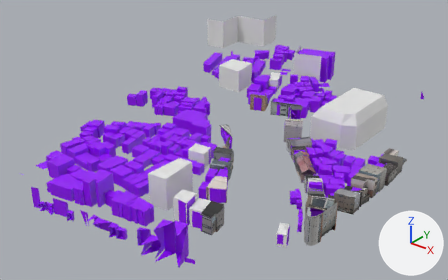
The Blender file モデリング/新家系ストラクチャ/北千住~南千住/大踏切/大踏切.blend as it was, and as the next commit left it.
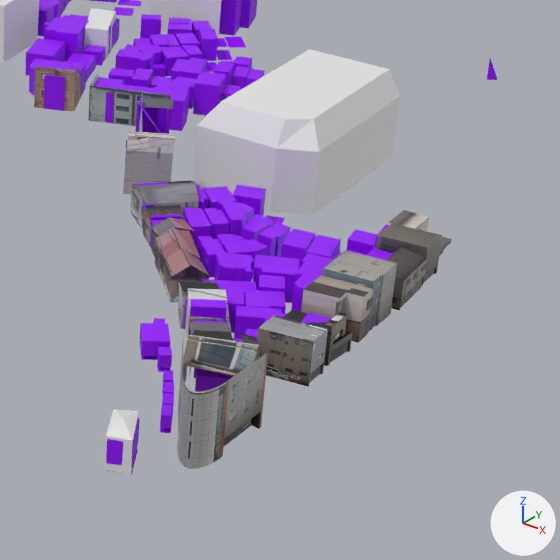
Each version is shown whole from a 50 mm lens placed at (121.0, -354.0, 186.0), pointed at (-138.0, -31.0, -14.0), then close up on the part from 53% to 100% of the width and 25% to 100% of the height. Arrows for +X, +Y and +Z are at lower right; the lights stay in place. The older version's two pictures come first.

The first close-up shows '1', '3', '4', '6', '8', '9', 'base', '立方体.019', '立方体.021', '立方体.022', '立方体.041', '立方体.045' and 13 more.
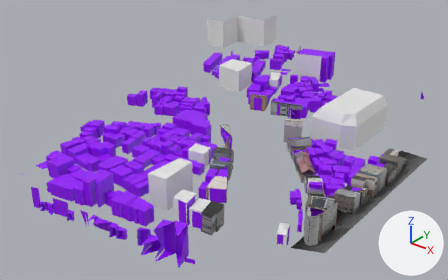
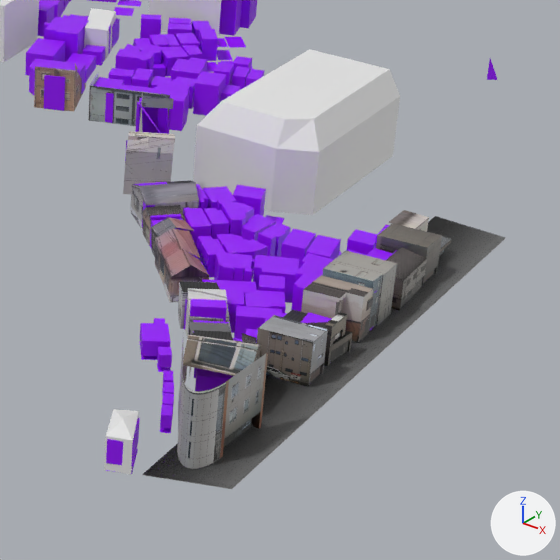
The change in detail:
Picture 'kage.png' (img_kage_png) is new.
Picture 'PrepareTemp-1p-0-1.png' (img_preparetemp_1p_0_1_png) is new.
Material 'マテリアル.045' (mat_マテリアル_045) is new.
Its texture is img_kage_png (with its transparency).
Material 'マテリアル.044' (mat_マテリアル_044) is new.
Its texture is img_preparetemp_1p_0_1_png.
Mesh me_平面_001 is new.
It has 4 vertices, 1 face and spans x -17.5..1.0, y -129.1..9.3, z -1.3.
It uses material mat_マテリアル_045 (picture img_kage_png).
Mesh me_平面 is new.
It has 4 vertices, 1 face and spans x -17.5..1.0, y -129.1..9.3, z -1.3.
It uses material mat_マテリアル_044 (picture img_preparetemp_1p_0_1_png).
Object '平面.001' (ob_平面_001) is new; it shows me_平面_001.
Its location is (-1.3, 0.0, 0.2).
Object '平面' (ob_平面) is new; it shows me_平面.
Its location is (-1.3, 0.0, 0.0).

Where the change shows, as pixel boxes (x1, y1, x2, y2) in the close-ups (560 x 560 px):
'平面', added: after (143, 230, 505, 489)
'平面.001', added: after (143, 216, 478, 482)
